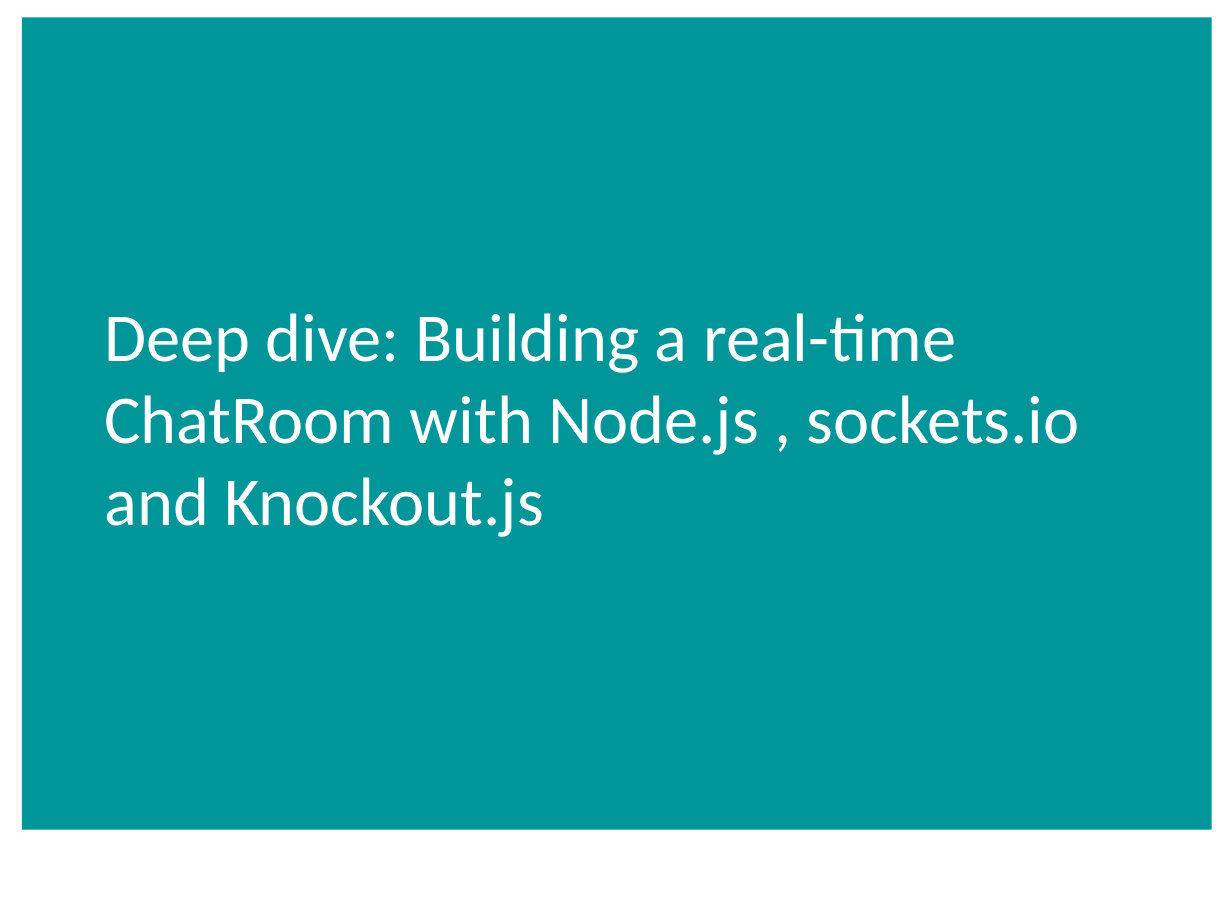
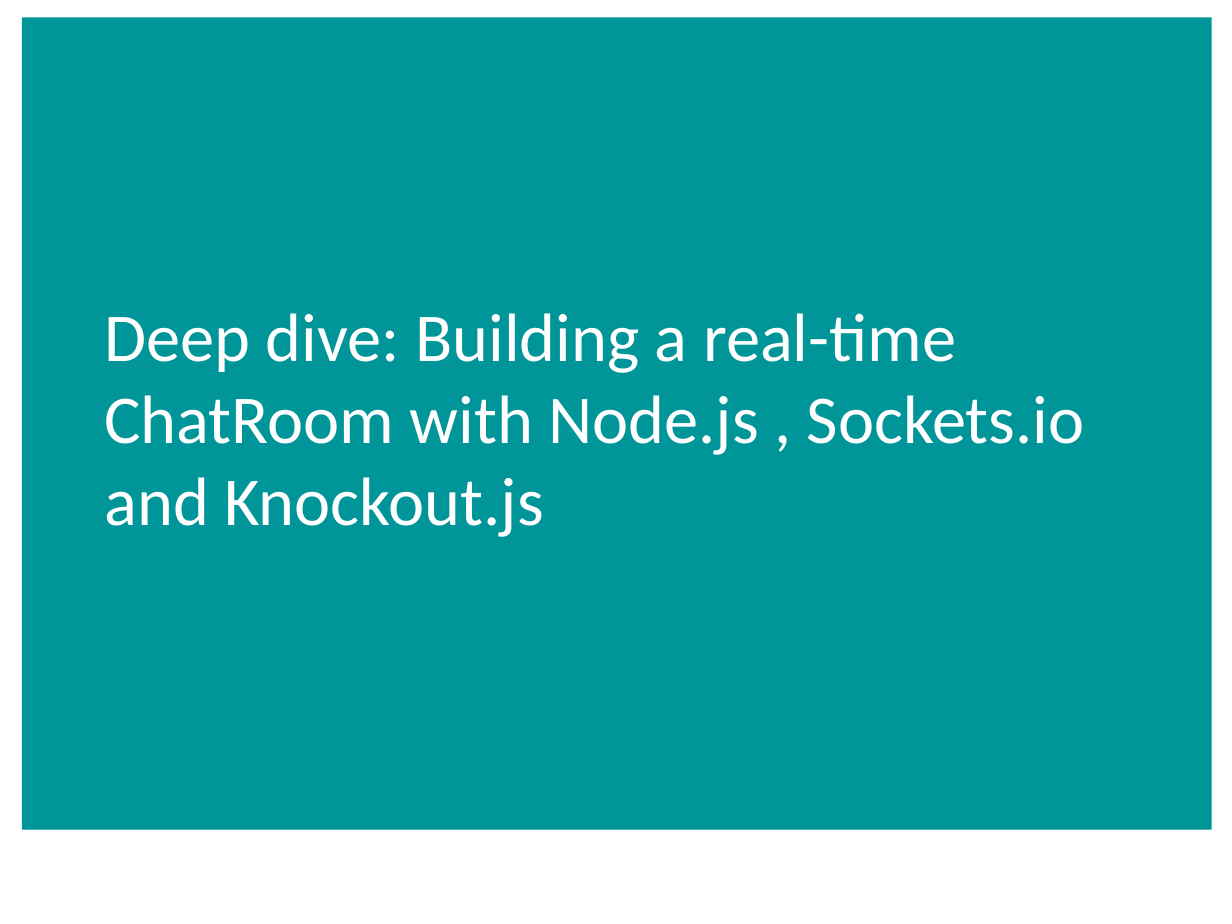
Before and after one commit to aidancasey/AzureNodeChatClient, a slide deck: slide 15 of presentation/Building Node.js Applications on Windows Azure.pptx. Drawn at 1232x924 pixels with LibreOffice and Linux fonts; fonts in the diff are those of the drawing; background and template pictures are left out. Boxes give left, top, right and bottom in pixels: in the first picture for what was removed or moved away, otherwise in the second. Text is boxed around its words. In the diff, an @@ line names an element or a change of style, - is before the commit and + after.

```diff
--- a/presentation/Building Node.js Applications on Windows Azure.pptx
+++ b/presentation/Building Node.js Applications on Windows Azure.pptx
@@ title at (105,313,1084,537): text changed @@
-Deep dive: Building a real-time ChatRoom with Node.js , sockets.io and Knockout.js
+Deep dive: Building a real-time ChatRoom with Node.js , Sockets.io and Knockout.js
```
Also in this commit, not shown: 3 other slides changed.
